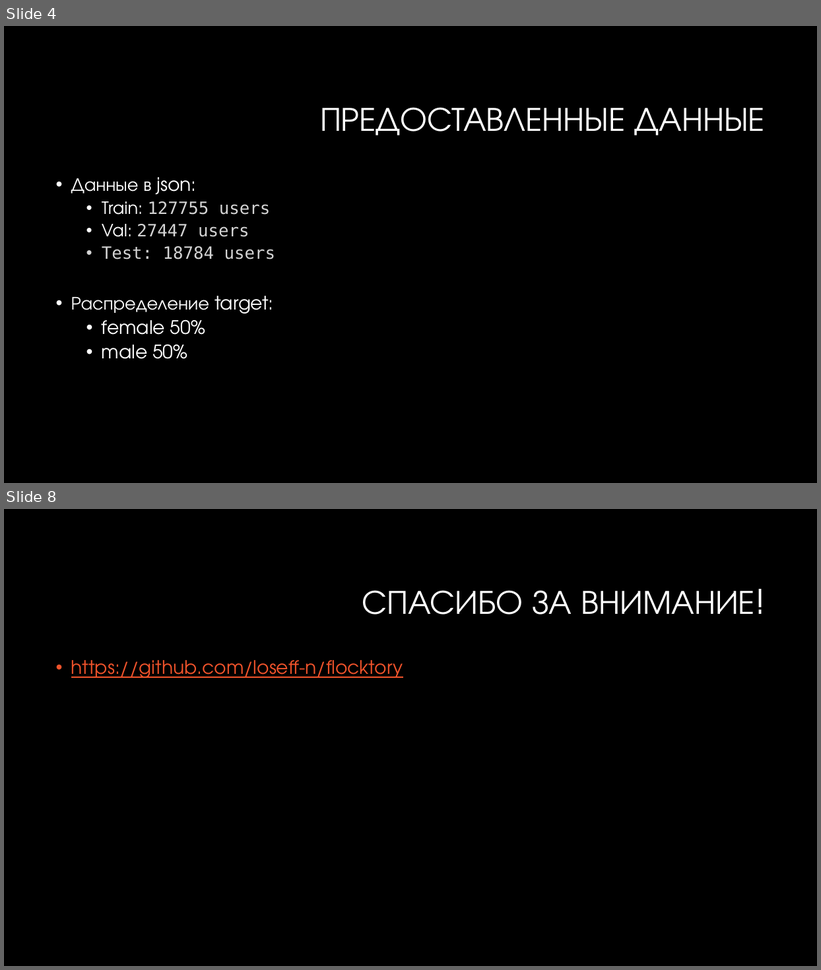
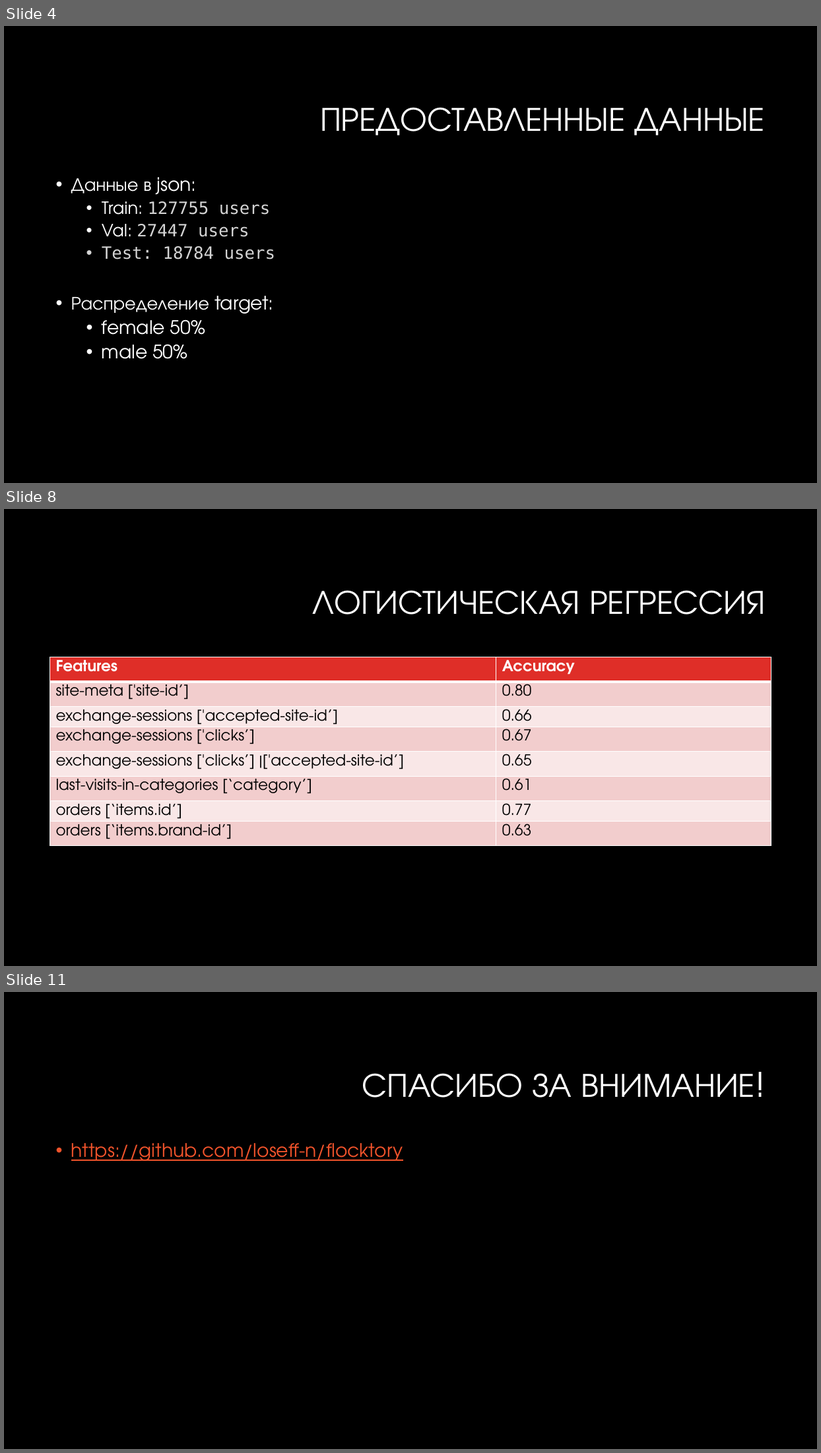
Before and after one commit to loseff-n/flocktory, a slide deck: flocktory.pptx. Shown one above the other, each under a label of ours: slides 4 and 8 before the commit, slides 4, 8 and 11 after it; the slides between them are not shown. The pictures are 821x970 and 821x1453 pixels, drawn with LibreOffice and Linux fonts; fonts in the diff are those of the drawing; background and template pictures are left out. Boxes give left, top, right and bottom in pixels: in the first picture for what was removed or moved away, otherwise in the second. Text is boxed around its words. In the diff, an @@ line names an element or a change of style, - is before the commit and + after.

```diff
--- a/flocktory.pptx
+++ b/flocktory.pptx
@@ slide 8 added at (4,509,817,966), background #000000 @@
@@ title added at (313,590,765,615), 40 pt, text #FFFFFF @@
+ЛОГИСТИЧЕСКАЯ РЕГРЕССИЯ
@@ table added at (50,657,772,854), 8 rows, 2 columns @@
+Features | Accuracy
+site-meta ['site-id’] | 0.80
+exchange-sessions ['accepted-site-id’] | 0.66
+exchange-sessions ['clicks’] | 0.67
+exchange-sessions ['clicks’] |['accepted-site-id’] | 0.65
+last-visits-in-categories [‘category’] | 0.61
+orders [‘items.id’] | 0.77
+orders [‘items.brand-id’] | 0.63
@@ what was slide 8 is now slide 11 @@
```
Also in this commit, not shown: 4 slides changed, 3 other slides added, 1 slide removed, 3 other files.
